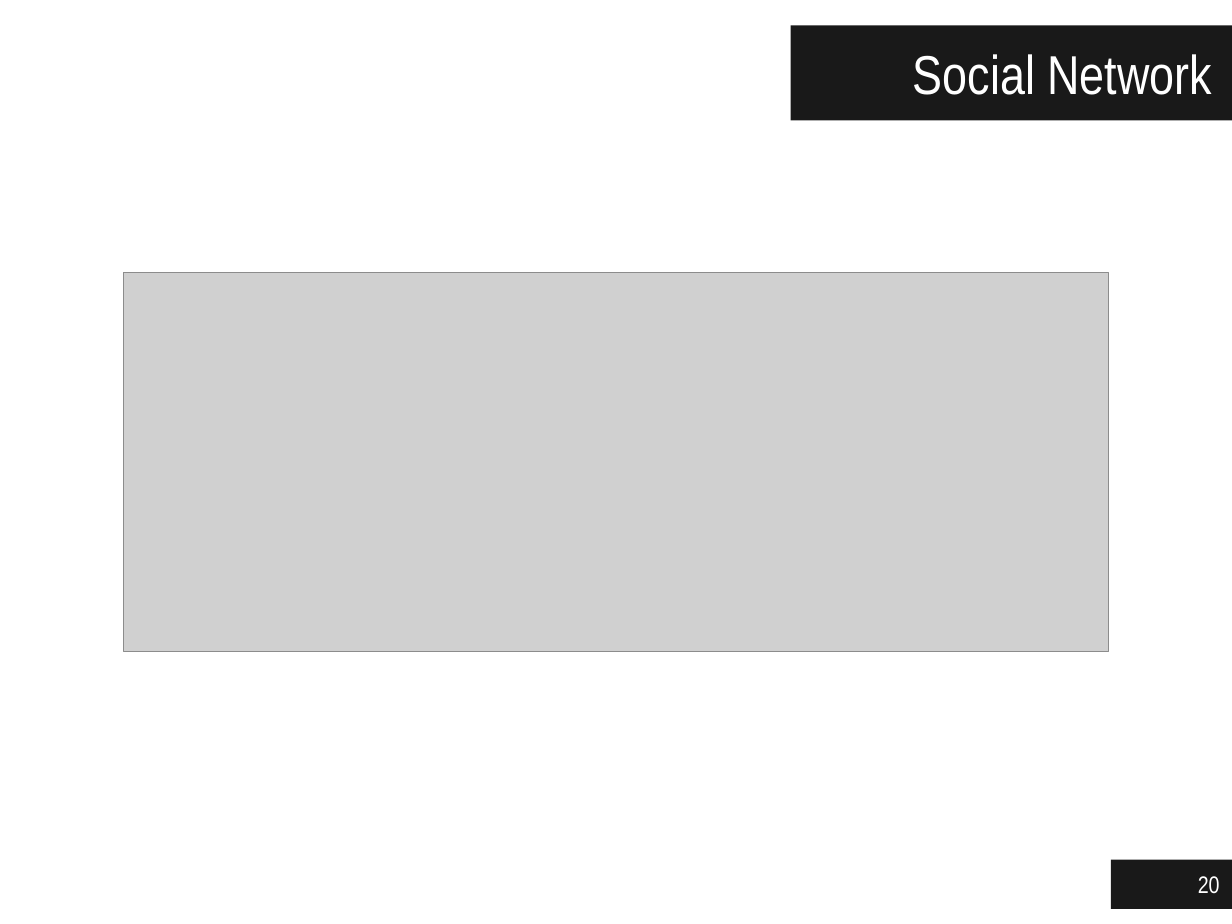
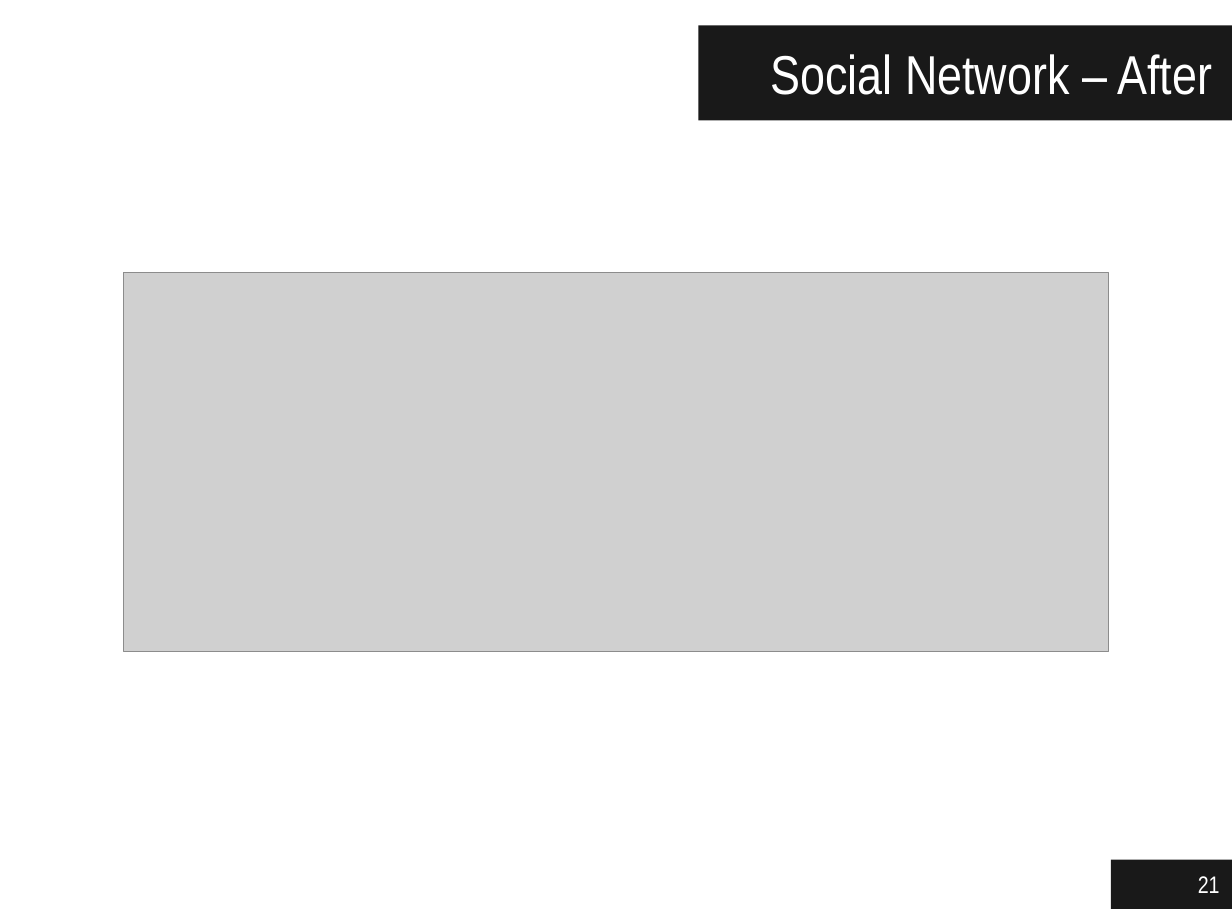
Before and after one commit to jgradim/thesis, a slide deck: slide 21 of presentations/jgradim-presentation.pptx (slide 20 before the commit). Drawn at 1232x924 pixels with LibreOffice and Linux fonts; fonts in the diff are those of the drawing; grey boxes stand for pictures. Boxes give left, top, right and bottom in pixels: in the first picture for what was removed or moved away, otherwise in the second. Text is boxed around its words. In the diff, an @@ line names an element or a change of style, - is before the commit and + after.

```diff
--- a/presentations/jgradim-presentation.pptx
+++ b/presentations/jgradim-presentation.pptx
@@ title "Social Network – After": place and size @@
-title "Social Network – After" at bbox=[791, 26, 1232, 121]
+title "Social Network – After" at bbox=[699, 26, 1232, 121]
@@ title at bbox=[770, 54, 1212, 95]: text changed @@
-Social Network
+Social Network – After
@@ page number at bbox=[1198, 876, 1220, 893]: text changed @@
-20
+21
```
Also in this commit, not shown: 22 other slides changed, 7 slides added, 2 slides removed.
